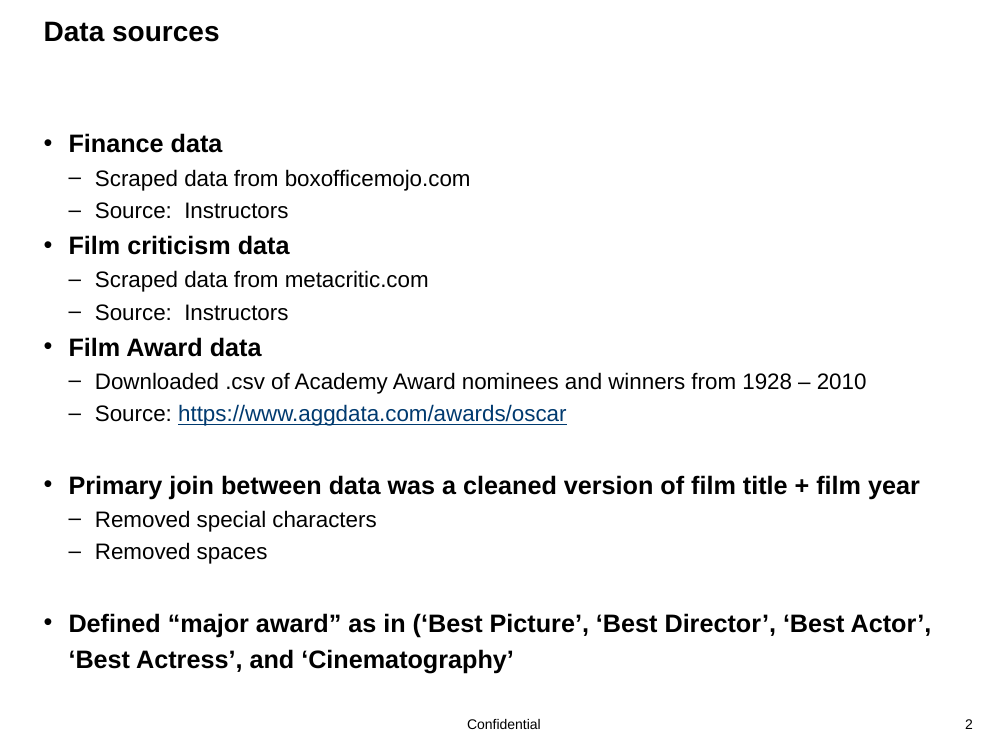
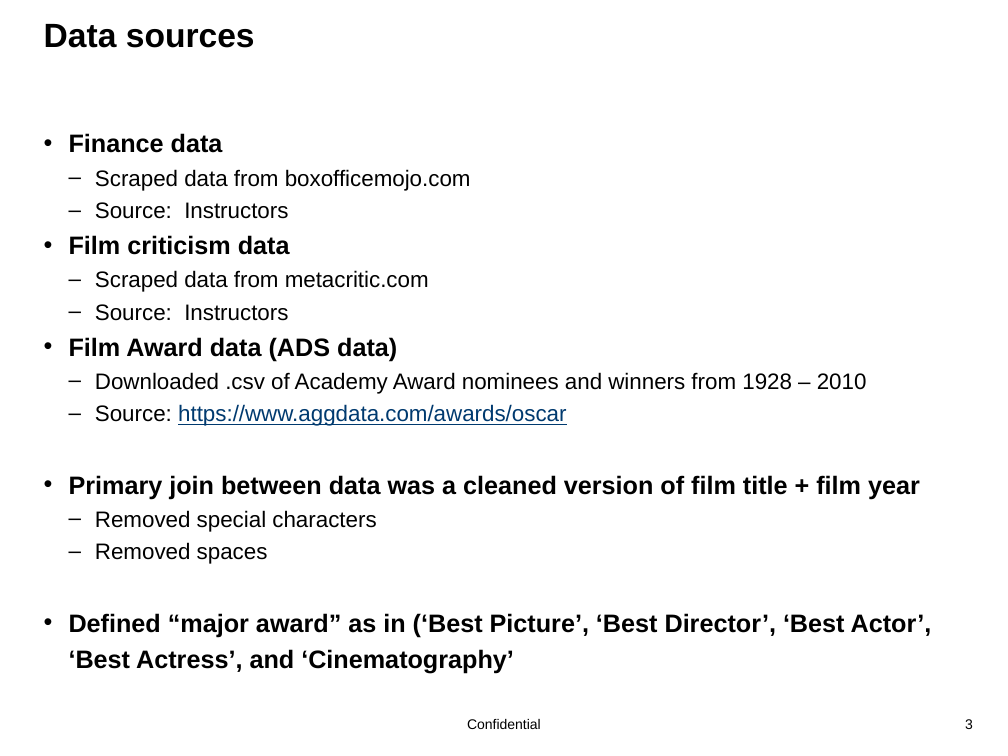
Before and after one commit to Beyondsql/Movies, a slide deck: slide 3 of team_2_movie_presentation.pptx (slide 2 before the commit). Drawn at 1008x756 pixels with LibreOffice and Linux fonts; fonts in the diff are those of the drawing; background and template pictures are left out. Boxes give left, top, right and bottom in pixels: in the first picture for what was removed or moved away, otherwise in the second. Text is boxed around its words. In the diff, an @@ line names an element or a change of style, - is before the commit and + after.

```diff
--- a/team_2_movie_presentation.pptx
+++ b/team_2_movie_presentation.pptx
@@ title "Data sources" at (44, 24, 255, 48): size 20 to 24 pt @@
@@ text at (69, 337, 397, 361): text changed @@
-• Film Award data
+• Film Award data (ADS data)
@@ page number at (965, 719, 973, 729): text changed @@
-2
+3
```
Also in this commit, not shown: 1 other slide changed, 3 slides added.
